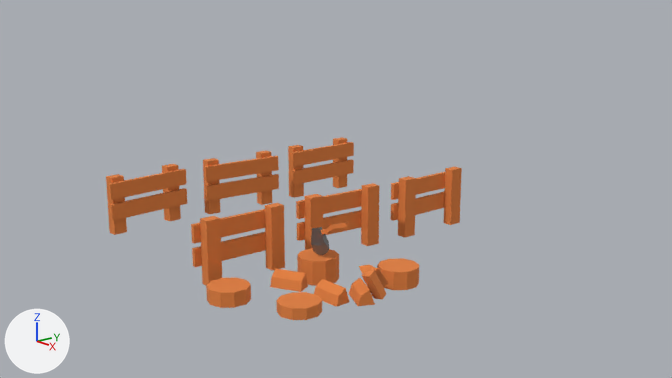
The Blender file portal.blend, before and after one commit.
Before and after are seen from the file's camera 'Camera'. Arrows for +X, +Y and +Z are at lower left; the lights stay in place.

Before the edit, the objects in view are built like this:
```python
ob_lamp = bpy.data.objects.new('Lamp', me_cube_011)
ob_lamp.location = (0.748, -0.525, 0.986)
ob_lamp.scale = (-0.168, -0.168, -0.0507)
ob_lamp_001 = bpy.data.objects.new('Lamp.001', me_cube_011)
ob_lamp_001.location = (-0.717, -0.525, 0.986)
ob_lamp_001.rotation_euler = (0.0, 0.0, -3.142)  # degrees (0, 0, -180)
ob_lamp_001.scale = (-0.168, -0.168, -0.0507)
ob_lampbase = bpy.data.objects.new('LampBase', me_cube_008)
ob_lampbase.location = (1.035, -0.525, 0.141)
ob_lampbase.scale = (-0.138, -0.138, -0.138)
ob_lampbase_001 = bpy.data.objects.new('LampBase.001', me_cube_008)
ob_lampbase_001.location = (-1.004, -0.525, 0.141)
ob_lampbase_001.rotation_euler = (0.0, 0.0, -3.142)  # degrees (0, 0, -180)
ob_lampbase_001.scale = (-0.138, -0.138, -0.138)
ob_lampglass = bpy.data.objects.new('LampGlass', me_cube_012)
ob_lampglass.location = (0.748, -0.525, 0.986)
ob_lampglass.scale = (-0.168, -0.168, -0.0507)
ob_lampglass_001 = bpy.data.objects.new('LampGlass.001', me_cube_012)
ob_lampglass_001.location = (-0.717, -0.525, 0.986)
ob_lampglass_001.rotation_euler = (0.0, 0.0, -3.142)  # degrees (0, 0, -180)
ob_lampglass_001.scale = (-0.168, -0.168, -0.0507)
ob_lamppole = bpy.data.objects.new('LampPole', me_cube_009)
ob_lamppole.location = (1.035, -0.525, 0.419)
ob_lamppole.scale = (-0.0368, -0.0368, -0.0368)
ob_lamppole_001 = bpy.data.objects.new('LampPole.001', me_cube_009)
ob_lamppole_001.location = (-1.004, -0.525, 0.419)
ob_lamppole_001.rotation_euler = (0.0, 0.0, -3.142)  # degrees (0, 0, -180)
ob_lamppole_001.scale = (-0.0368, -0.0368, -0.0368)
ob_log3 = bpy.data.objects.new('Log3', me_cylinder_005)
ob_log3.location = (1.761, -0.981, 0.012)
ob_log3.rotation_euler = (1.571, 0.935, 1.146)  # degrees (90, 54, 66)
ob_log3.scale = (0.124, 0.124, 0.124)
# also in view: 'FenceL3' at (-0.76, 0.53, 0.28); 'FenceL1' at (-0.77, -1.4, 0.28); 'Log1' at (1.6, -1.2, 0.07); 'FenceL2' at (-0.75, -0.44, 0.28); 'Trunk1' at (1.14, -1.77, 0.06)
```
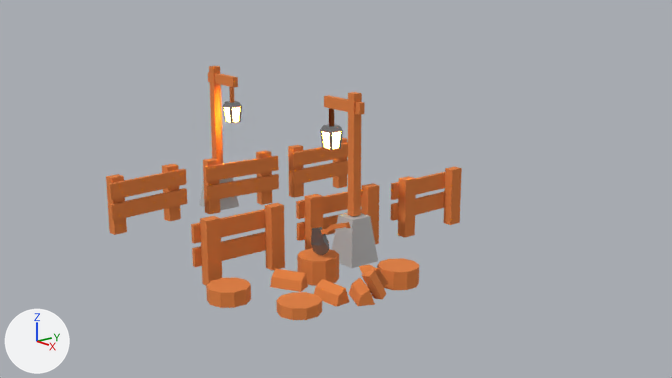
The change in detail:
Object 'LampBase' (ob_lampbase) is now shown.
Object 'LampPole' (ob_lamppole) is now shown.
Object 'Lamp' (ob_lamp) is now shown.
Object 'LampGlass' (ob_lampglass) is now shown.
Object 'LampBase.001' (ob_lampbase_001) is now shown.
Object 'LampPole.001' (ob_lamppole_001) is now shown.
Object 'Lamp.001' (ob_lamp_001) is now shown.
Object 'LampGlass.001' (ob_lampglass_001) is now shown.

Changed parts and their boxes [x1, y1, x2, y2] in the pictures (672 x 378 px):
'LampPole', shown (orange)
    after: [324, 92, 365, 217]
'LampBase', shown
    after: [332, 213, 378, 268]
'LampPole.001', shown (orange)
    after: [208, 66, 238, 164]
'LampBase.001', shown
    after: [200, 178, 239, 210]
'Lamp', shown
    after: [320, 124, 343, 150]
'Lamp.001', shown
    after: [223, 101, 242, 123]
'LampGlass', shown
    after: [323, 132, 340, 149]
'LampGlass.001', shown
    after: [225, 107, 240, 122]
